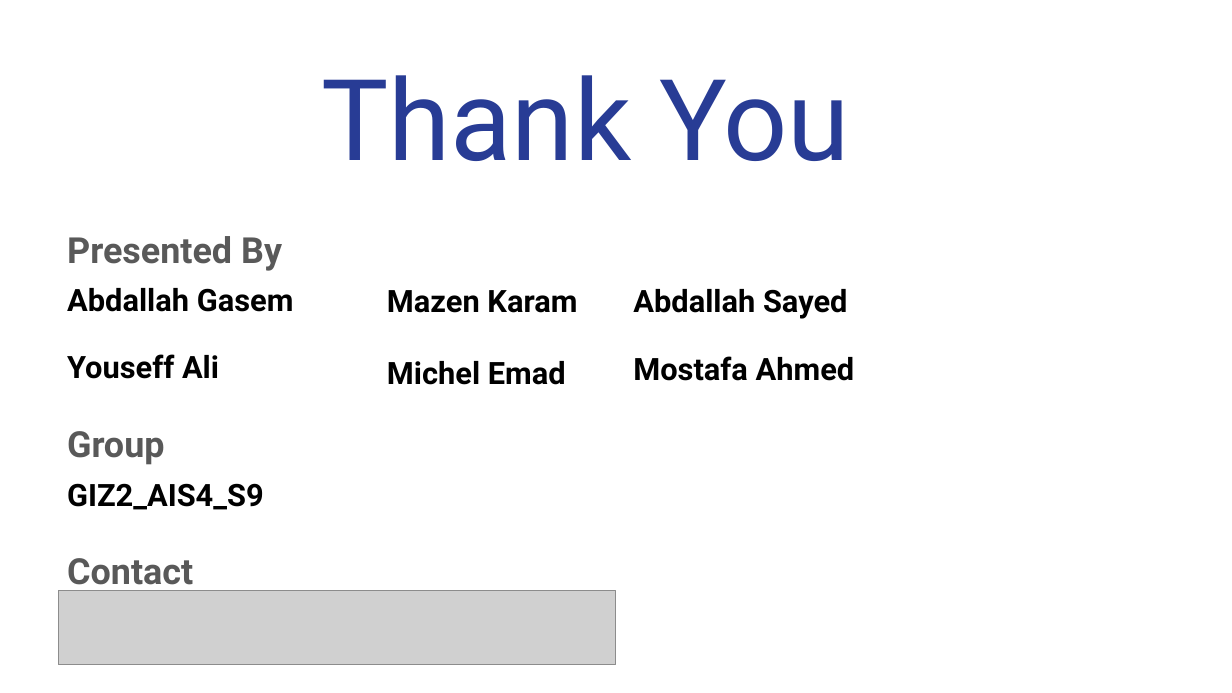
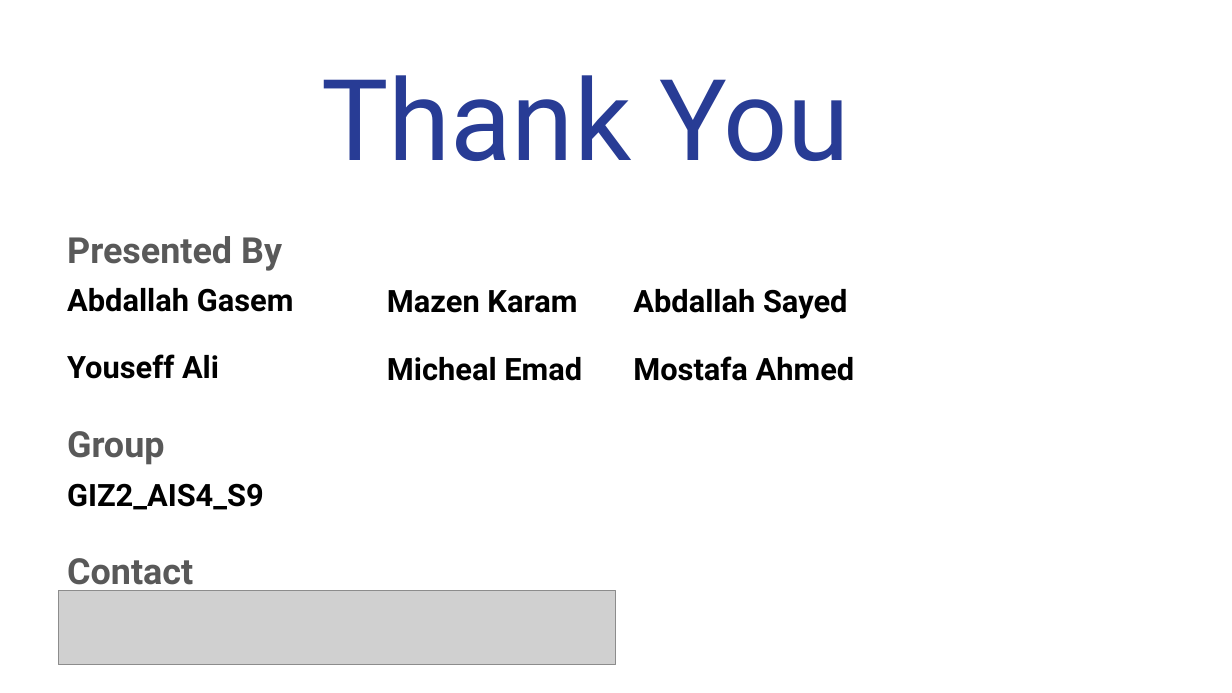
Before and after one commit to AbdallahGasem/Sales-Forecasting-and-Demand-Prediction, a slide deck: slide 27 of Milestones/M1/SalesForecastingandDemandPredication-Presentation.pptx (slide 19 before the commit). Drawn at 1232x693 pixels with LibreOffice and Linux fonts; fonts in the diff are those of the drawing; grey boxes stand for pictures. Boxes give left, top, right and bottom in pixels: in the first picture for what was removed or moved away, otherwise in the second. Text is boxed around its words. In the diff, an @@ line names an element or a change of style, - is before the commit and + after.

```diff
--- a/Milestones/M1/SalesForecastingandDemandPredication-Presentation.pptx
+++ b/Milestones/M1/SalesForecastingandDemandPredication-Presentation.pptx
@@ text at (387,357,582,381): text changed @@
-Michel Emad
+Micheal Emad
```
Also in this commit, not shown: 1 other slide changed, 8 slides added, 5 other files.
